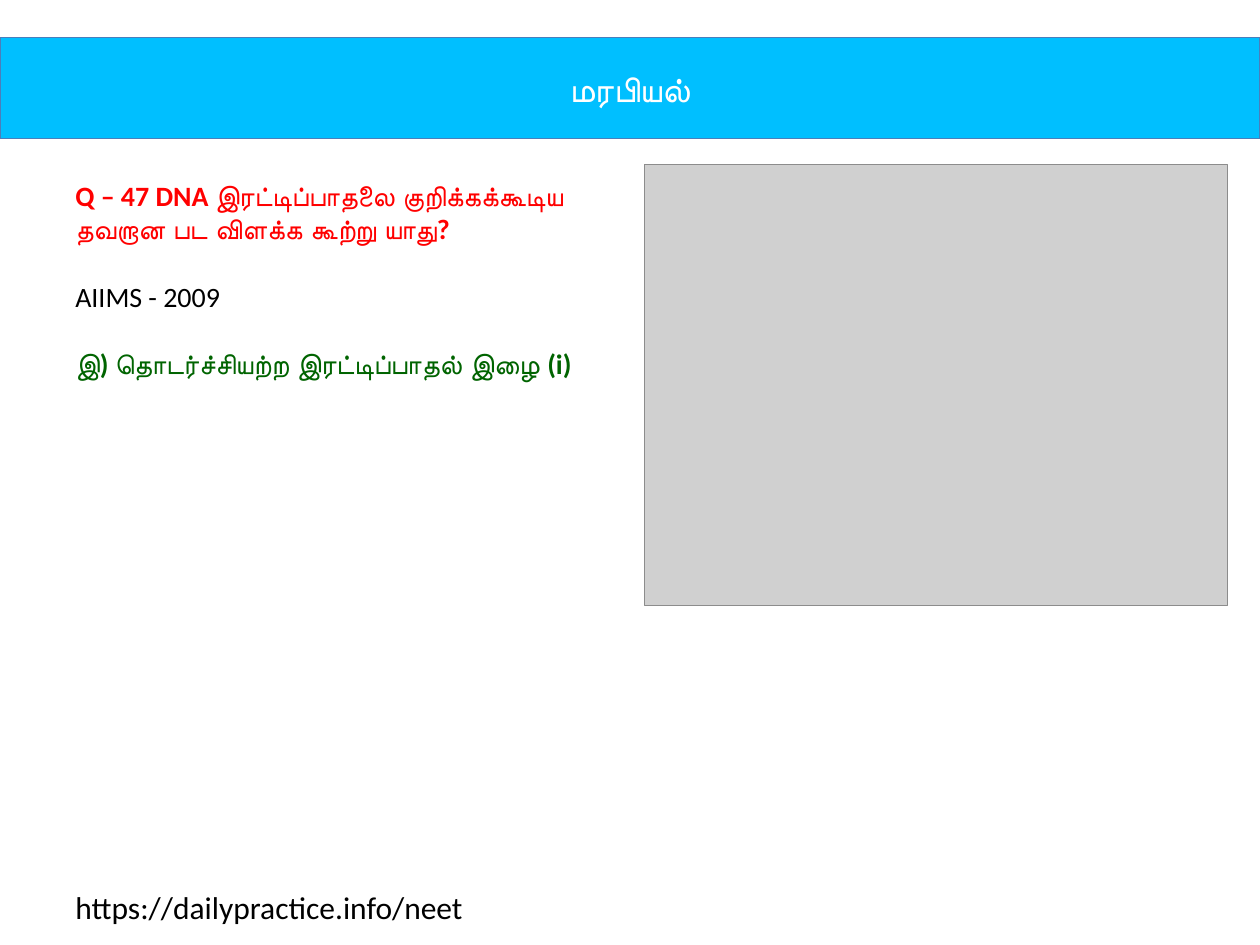
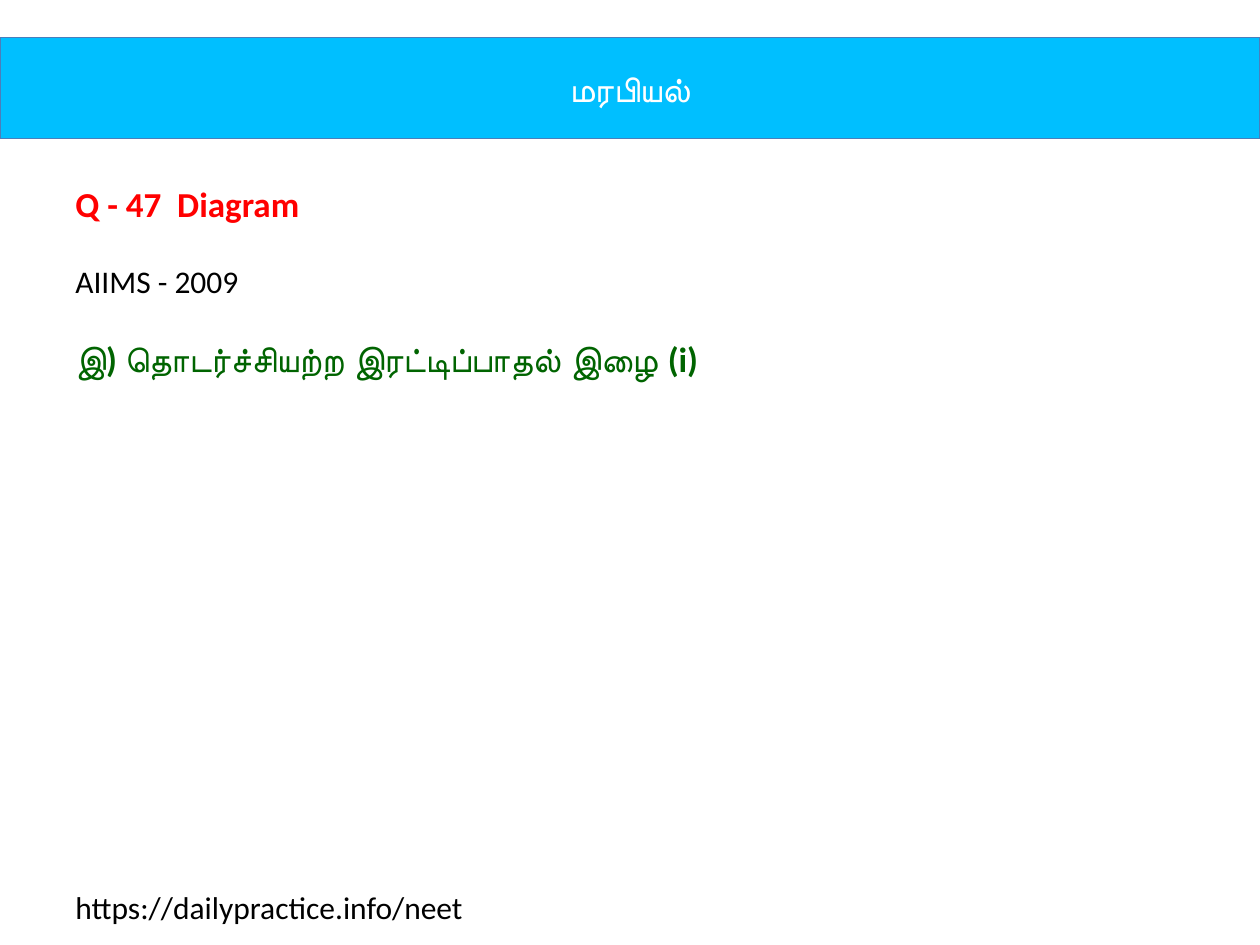
Before and after one commit to tvmani/tvmani.github.io, a slide deck: slide 95 of tamil_biology/12th_Bio_Botany_Tamil_U02.pptx. Drawn at 1260x945 pixels with LibreOffice and Linux fonts; fonts in the diff are those of the drawing; grey boxes stand for pictures. Boxes give left, top, right and bottom in pixels: in the first picture for what was removed or moved away, otherwise in the second. Text is boxed around its words. In the diff, an @@ line names an element or a change of style, - is before the commit and + after.

```diff
--- a/tamil_biology/12th_Bio_Botany_Tamil_U02.pptx
+++ b/tamil_biology/12th_Bio_Botany_Tamil_U02.pptx
@@ picture removed at <box>645,165,1228,606</box> @@
@@ text at <box>75,192,299,223</box>: text changed; size 16 to 20 pt @@
-Q – 47 DNA இரட்டிப்பாதலை குறிக்கக்கூடிய தவறான பட விளக்க கூற்று யாது?
+Q - 47 Diagram
@@ text at <box>75,272,698,382</box>: size 16 to 18 pt in "AIIMS - 2009"; size 16 to 20 pt in "இ) தொடர்ச்சியற்ற இரட்டிப்பாதல் இழை (i)" @@
```
Also in this commit, not shown: 7 other slides changed, 42 other files.
